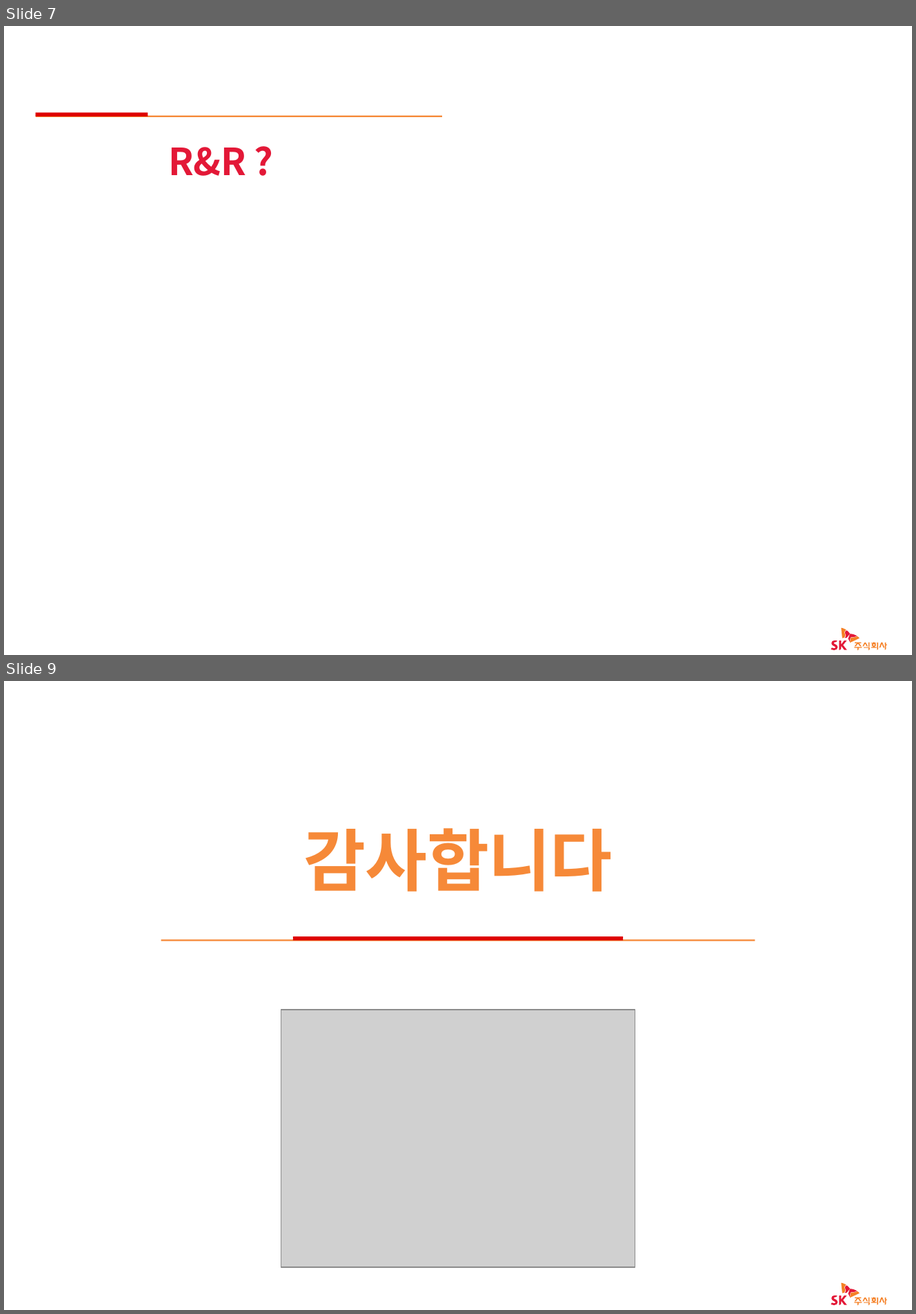
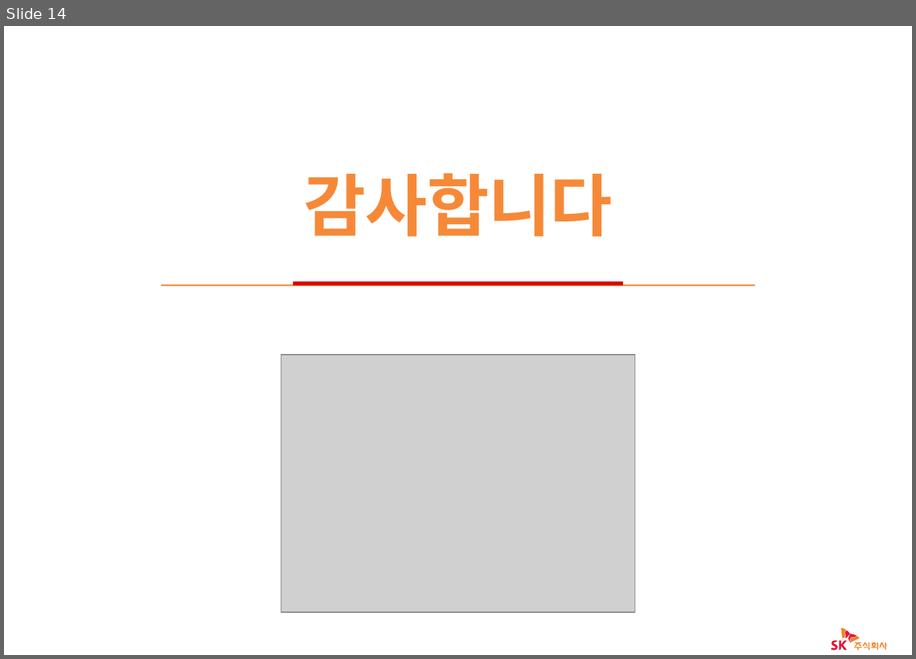
Before and after one commit to okayhan89/tetstet, a slide deck: G2에서.pptx. Shown one above the other, each under a label of ours: slides 7 and 9 before the commit, slide 14 after it; the slides between them are not shown. The pictures are 916x1314 and 916x659 pixels, drawn with LibreOffice and Linux fonts; fonts in the diff are those of the drawing; grey boxes stand for pictures; background and template pictures are left out. Boxes give left, top, right and bottom in pixels: in the first picture for what was removed or moved away, otherwise in the second. Text is boxed around its words. In the diff, an @@ line names an element or a change of style, - is before the commit and + after.

```diff
--- a/G2에서.pptx
+++ b/G2에서.pptx
@@ slide 7 removed at (x1=4, y1=26, x2=912, y2=655), background #FFFFFF; not listed: 15 template elements that a slide beside it also shows @@
@@ rectangle removed at (x1=36, y1=116, x2=443, y2=117) @@
@@ rectangle removed at (x1=36, y1=112, x2=148, y2=116) @@
@@ text removed at (x1=168, y1=147, x2=246, y2=176) @@
-R&R ?
@@ what was slide 9 is now slide 14 @@
```
Also in this commit, not shown: 2 slides changed, 7 slides added, 1 other slide removed.
